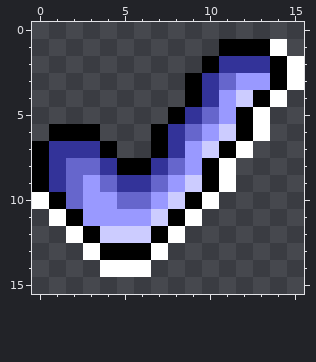
Pixel-art sprite -- groove/trunk/resources/enable.gif. This is how it looked before the edit.
The file is 16x16 pixels.
Now the later version:
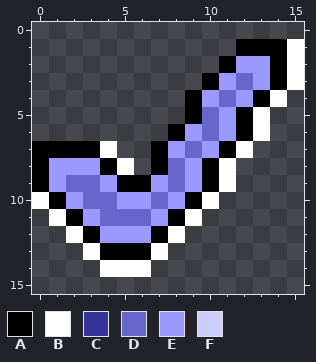
Palette (. is transparent): A #000000  B #ffffff  C #333399  D #6666cc  E #9999ff  F #ccccff
The edit:
Changed rows in their new state; - is an unchanged pixel.
first column x 1:
 1 ----------.--AB
 2 ---------.AEE--
 3 --------.AED---
 4 ---------EDE---
 5 -------.A------
 6 ...---.AEDE----
 7 AAAB---EDE-----
 8 EEEAB.A--------
 9 E-DEAAEDE------
10 -EDDEEDE-------
11 ---DDDE--------
12 ---EEE---------
Changed places in both pictures, as pixel boxes (x1, y1, x2, y2):
changed: (49, 39, 304, 243)
